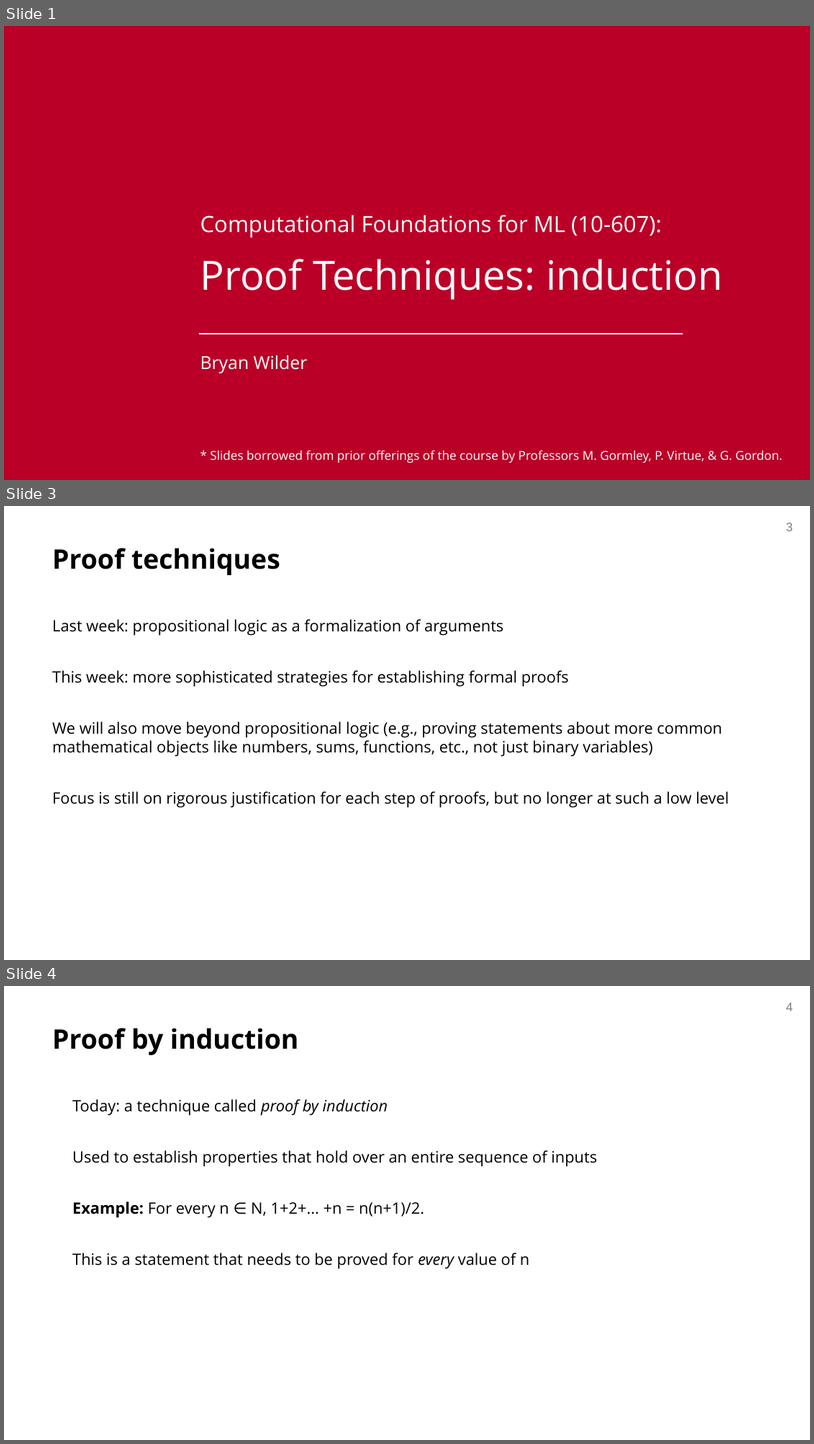
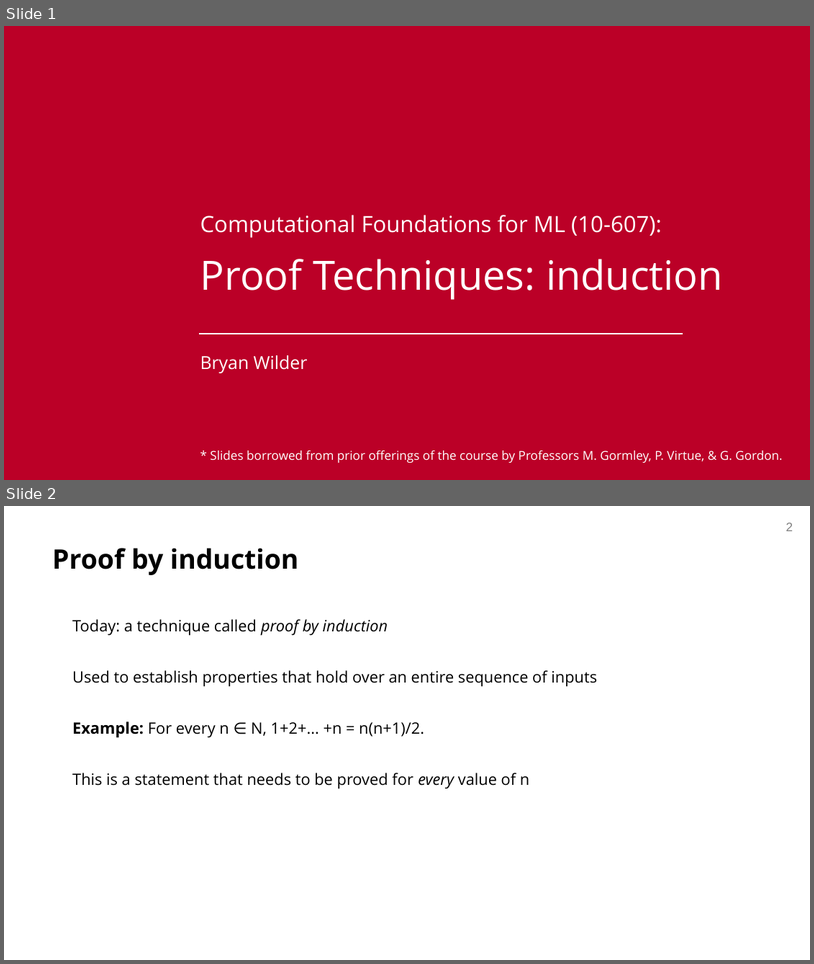
Before and after one commit to bwilder0/10607-f24, a slide deck: files/lecture_4.pptx. Shown one above the other, each under a label of ours: slides 1, 3 and 4 before the commit, slides 1 and 2 after it; the slides between them are not shown. The pictures are 814x1444 and 814x964 pixels, drawn with LibreOffice and Linux fonts; fonts in the diff are those of the drawing; background and template pictures are left out. Boxes give left, top, right and bottom in pixels: in the first picture for what was removed or moved away, otherwise in the second. Text is boxed around its words. In the diff, an @@ line names an element or a change of style, - is before the commit and + after.

```diff
--- a/files/lecture_4.pptx
+++ b/files/lecture_4.pptx
@@ slide 3 removed at [4, 506, 810, 960], background #FFFFFF; not listed: 1 template element that a slide beside it also shows @@
@@ title removed at [52, 548, 280, 575] @@
-Proof techniques
@@ text removed at [52, 619, 729, 808] @@
-Last week: propositional logic as a formalization of arguments
-This week: more sophisticated strategies for establishing formal proofs
-We will also move beyond propositional logic (e.g., proving statements about more common mathematical objects like numbers, sums, functions, etc., not just binary variables)
-Focus is still on rigorous justification for each step of proofs, but no longer at such a low level
@@ what was slide 4 is now slide 2 @@
@@ page number at [787, 523, 794, 531]: text changed @@
-4
+2
```
Also in this commit, not shown: 2 slides changed, 2 slides added, 1 other slide removed.
